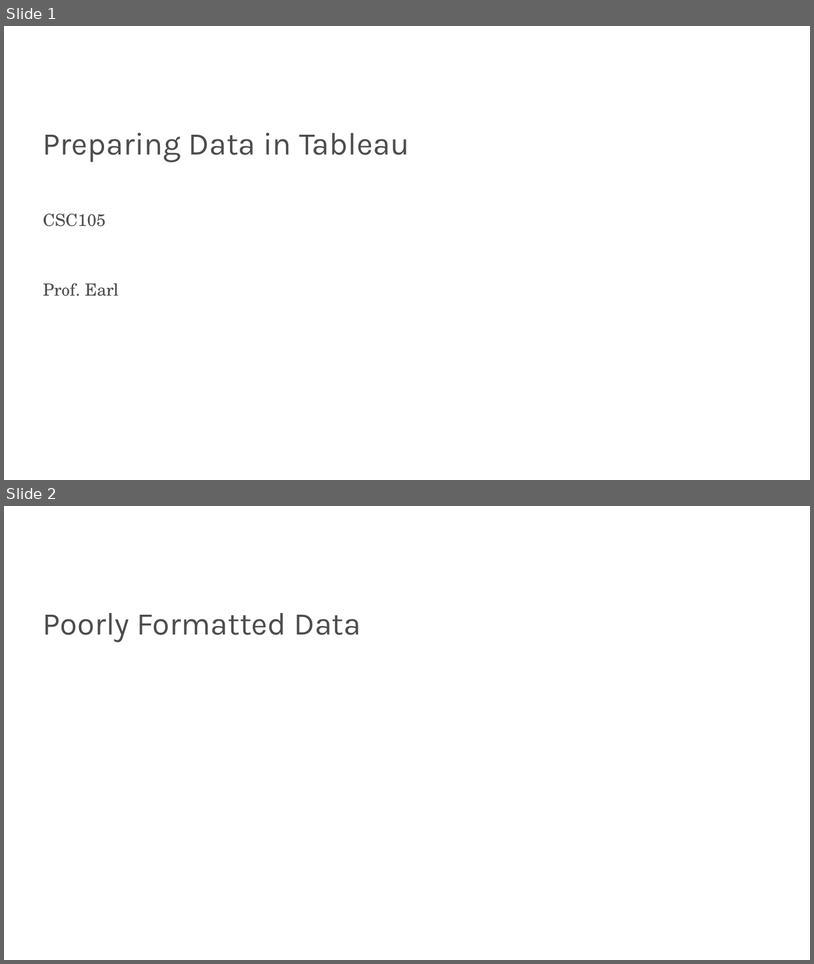
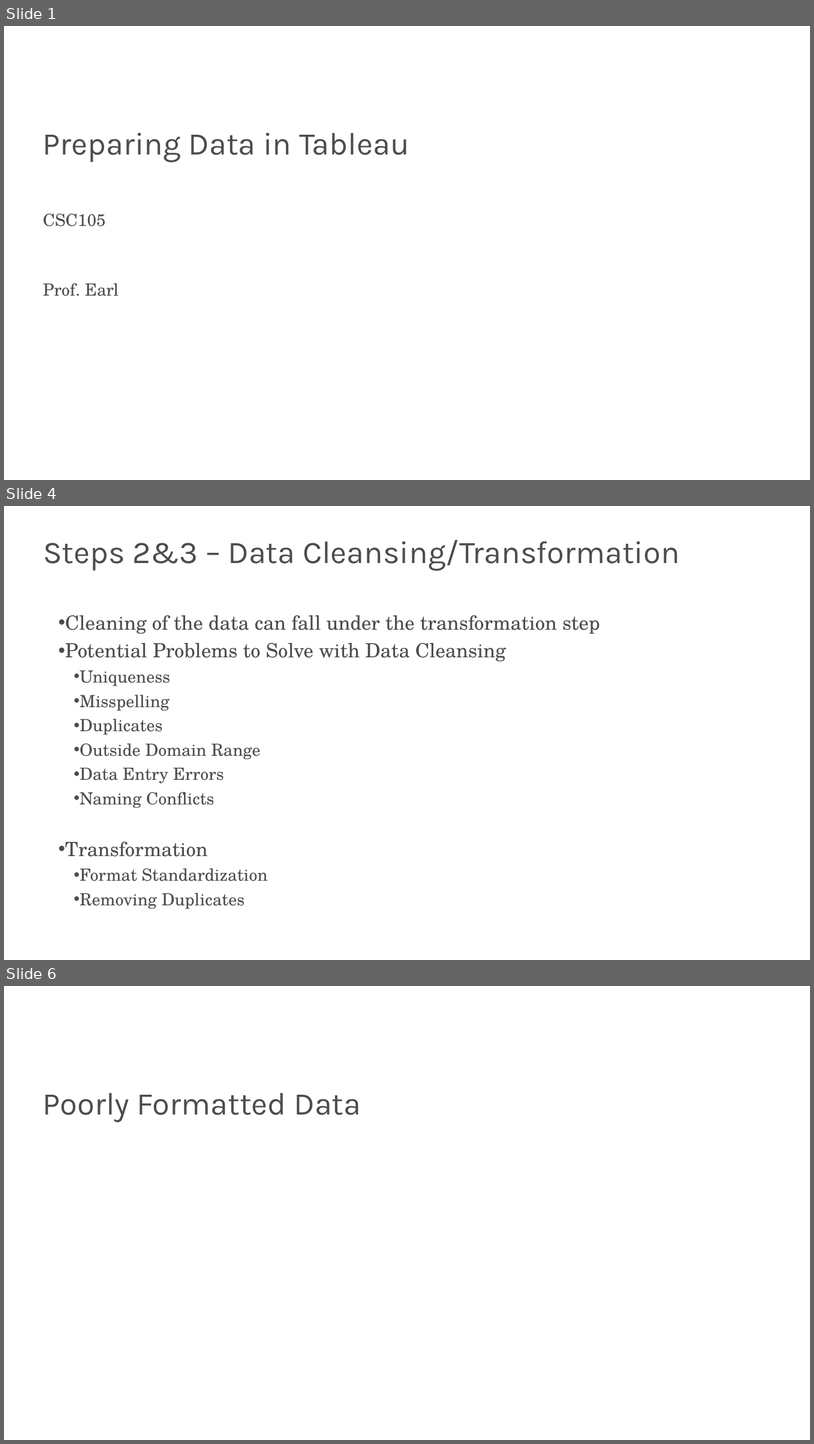
Before and after one commit to pat-earl/faculty-page, a slide deck: src/teaching/2021-2022/105-data-viz/slides/Preparing Data in Tableau.pptx. Shown one above the other, each under a label of ours: slides 1 and 2 before the commit, slides 1, 4 and 6 after it; the slides between them are not shown. The pictures are 814x964 and 814x1444 pixels, drawn with LibreOffice and Linux fonts; fonts in the diff are those of the drawing; background and template pictures are left out. Boxes give left, top, right and bottom in pixels: in the first picture for what was removed or moved away, otherwise in the second. Text is boxed around its words. In the diff, an @@ line names an element or a change of style, - is before the commit and + after.

Commit message:
Fixed a slide deck in 105

```diff
--- a/src/teaching/2021-2022/105-data-viz/slides/Preparing Data in Tableau.pptx
+++ b/src/teaching/2021-2022/105-data-viz/slides/Preparing Data in Tableau.pptx
@@ slide 4 added at (x1=4, y1=506, x2=810, y2=960), background #FFFFFF @@
@@ text added at (x1=43, y1=540, x2=680, y2=570), 45 pt, text #4C4C4C @@
+Steps 2&3 – Data Cleansing/Transformation
@@ text added at (x1=65, y1=615, x2=600, y2=909), 24 pt, text #4C4C4C @@
+• Cleaning of the data can fall under the transformation step
+• Potential Problems to Solve with Data Cleansing
+  • Uniqueness
+  • Misspelling
+  • Duplicates
+  • Outside Domain Range
+  • Data Entry Errors
+  • Naming Conflicts
+• Transformation
+  • Format Standardization
+  • Removing Duplicates
@@ what was slide 2 is now slide 6 @@
```
Also in this commit, not shown: 3 other slides added.
